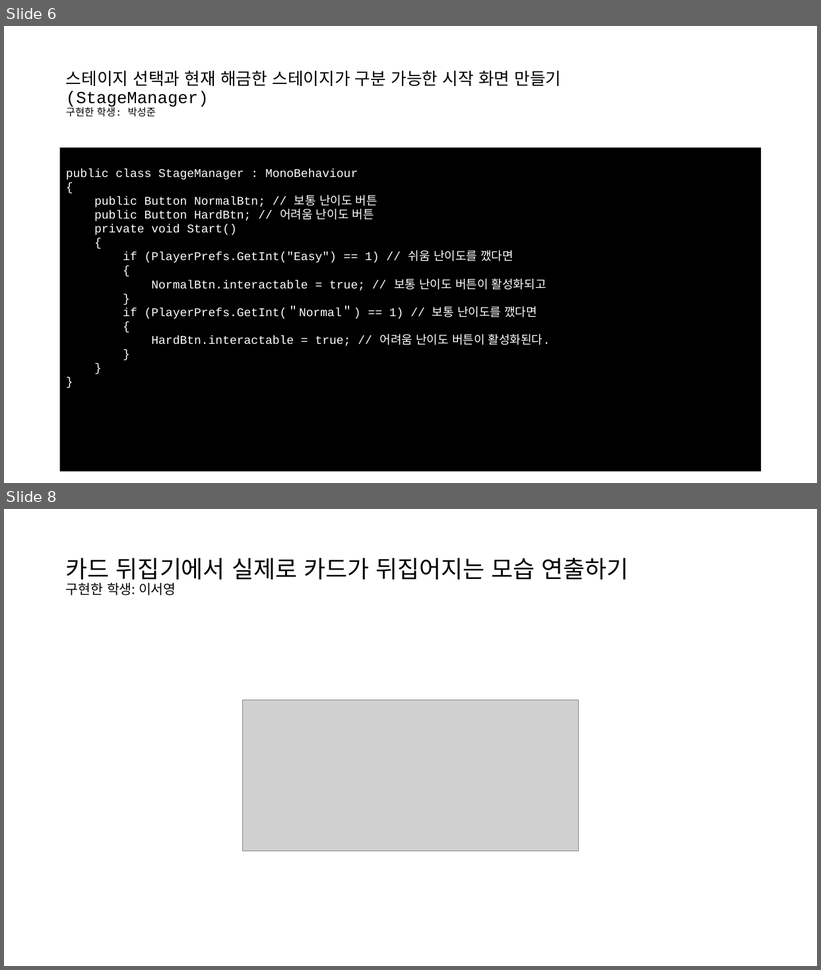
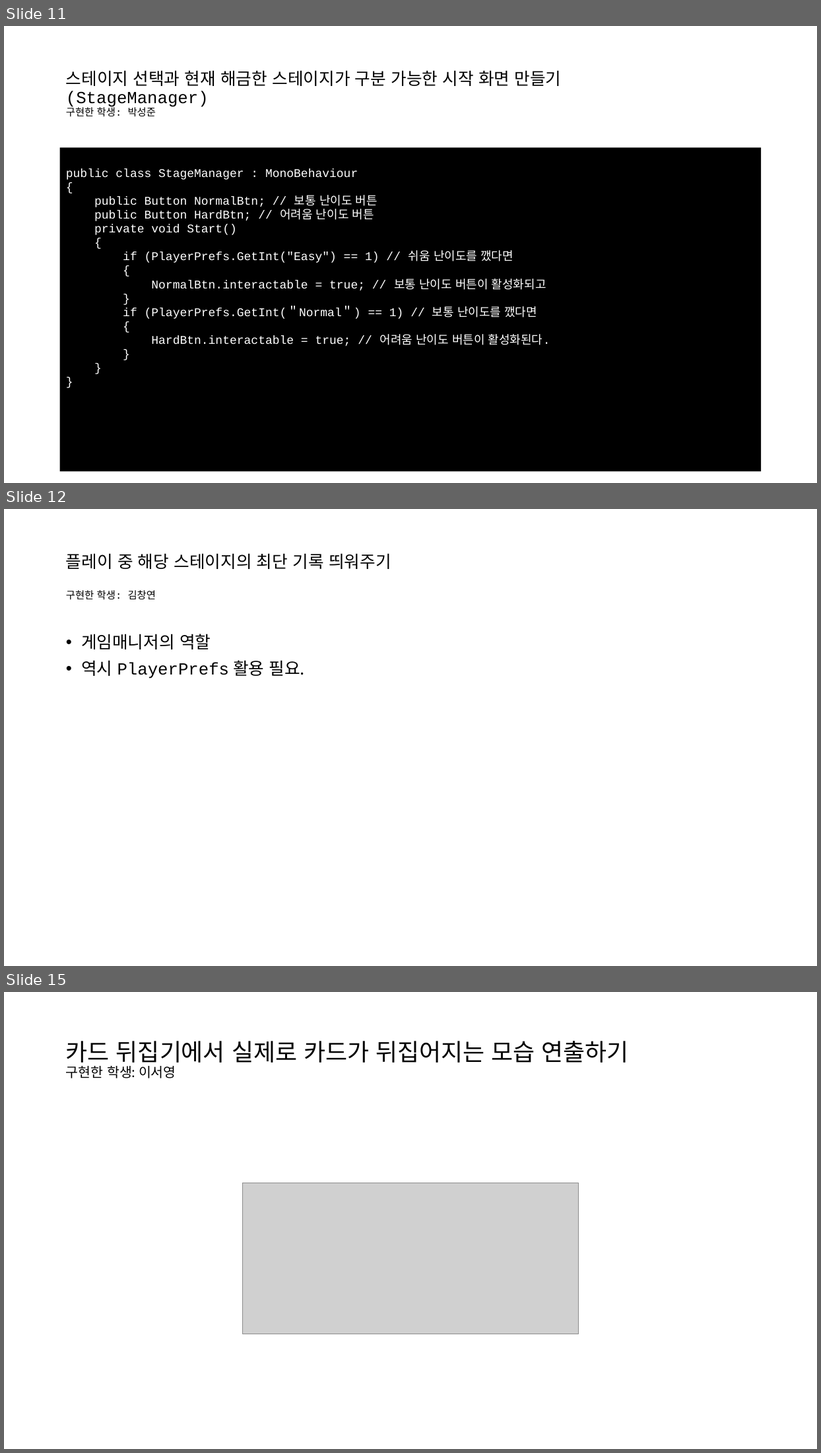
Before and after one commit to EnBalor/CardFlip, a slide deck: B-6 미니프로젝트 발표자료.pptx. Shown one above the other, each under a label of ours: slides 6 and 8 before the commit, slides 11, 12 and 15 after it; the slides between them are not shown. The pictures are 821x970 and 821x1453 pixels, drawn with LibreOffice and Linux fonts; fonts in the diff are those of the drawing; grey boxes stand for pictures. Boxes give left, top, right and bottom in pixels: in the first picture for what was removed or moved away, otherwise in the second. Text is boxed around its words. In the diff, an @@ line names an element or a change of style, - is before the commit and + after.

```diff
--- a/B-6 미니프로젝트 발표자료.pptx
+++ b/B-6 미니프로젝트 발표자료.pptx
@@ slide 12 added at <box>4,509,817,966</box>, background #FFFFFF @@
@@ title added at <box>66,553,391,600</box>, 20 pt, text #000000 @@
+플레이 중 해당 스테이지의 최단 기록 띄워주기
+구현한 학생: 김창연
@@ text added at <box>81,634,306,679</box>, 20 pt, text #000000 @@
+• 게임매니저의 역할
+• 역시 PlayerPrefs 활용 필요.
@@ what was slide 6 is now slide 11 @@
@@ what was slide 8 is now slide 15 @@
```
Also in this commit, not shown: 1 slide changed, 8 other slides added, 1 other file.
